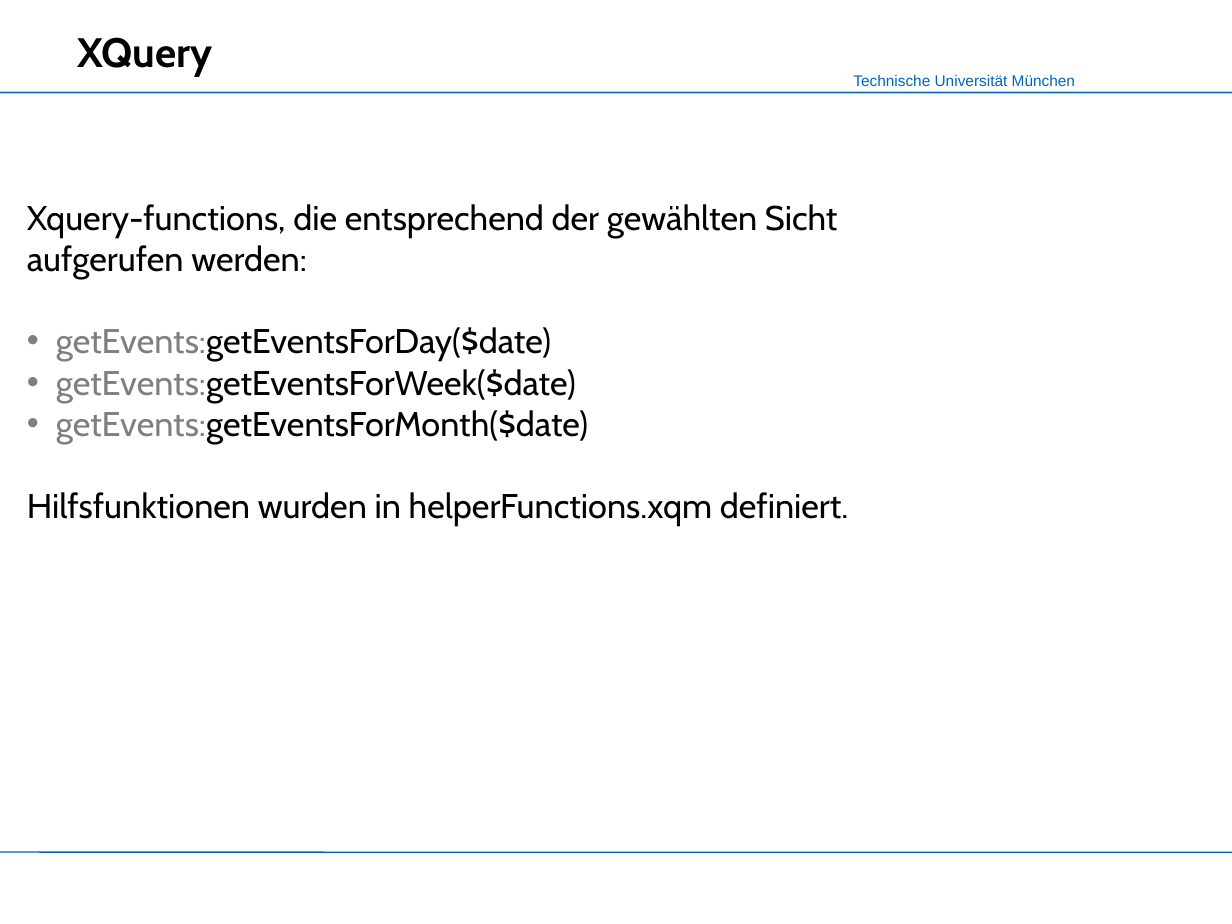
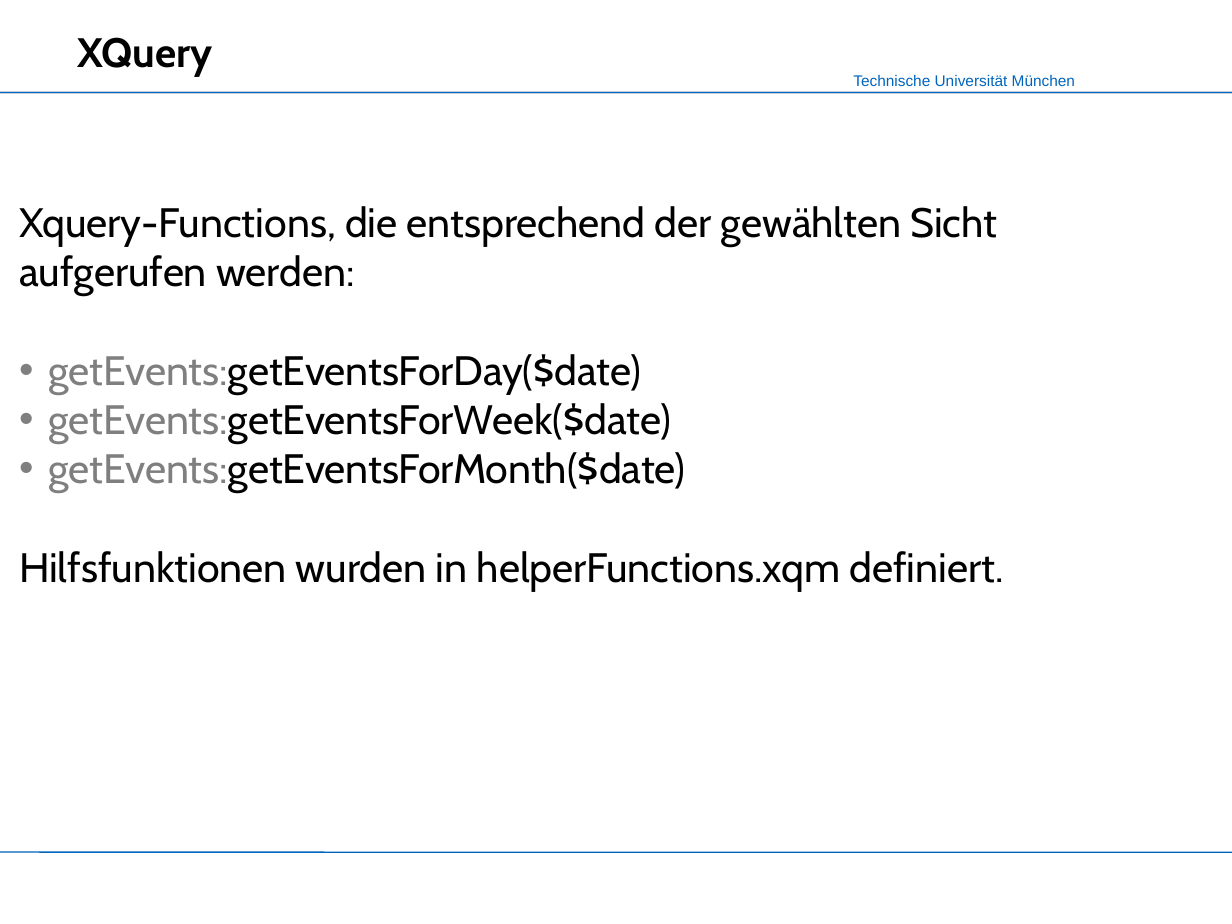
Before and after one commit to mokshasoul/XML-Praktikum, a slide deck: slide 6 of Slides/Slides_CalendarX-1.ppt (slide 5 before the commit). Drawn at 1232x924 pixels with LibreOffice and Linux fonts; fonts in the diff are those of the drawing; background and template pictures are left out. Boxes give left, top, right and bottom in pixels: in the first picture for what was removed or moved away, otherwise in the second. Text is boxed around its words. In the diff, an @@ line names an element or a change of style, - is before the commit and + after.

```diff
--- a/Slides/Slides_CalendarX-1.ppt
+++ b/Slides/Slides_CalendarX-1.ppt
@@ text "Xquery-Functions, die entsprechend der gewählten ...": place and size @@
-text "Xquery-Functions, die entsprechend der gewählten ..." at [27, 204, 849, 526]
+text "Xquery-Functions, die entsprechend der gewählten ..." at [19, 206, 1004, 592]
@@ text at [19, 206, 997, 247]: text changed; size 20 to 24 pt @@
-Xquery-functions, die entsprechend der gewählten Sicht
+Xquery-Functions, die entsprechend der gewählten Sicht
@@ text at [19, 255, 1004, 592]: size 20 to 24 pt in "aufgerufen werden:", "getEvents:getEventsForDay($date)", "getEvents:getEventsForWeek($date)", "getEvents:getEventsForMonth($date)" and 1 more places @@
```
Also in this commit, not shown: 11 other slides changed, 7 slides added, 5 slides removed.
